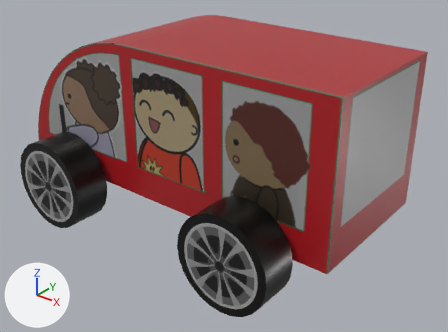
The glTF model public/html/assets/car.glb, before and after one commit.
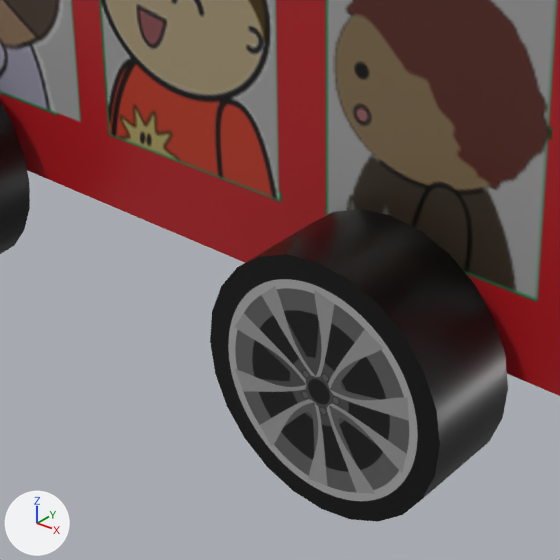
The first picture shows the older version from a 50 mm camera at (0.556, -0.697, 0.295) aimed at (0.08, -0.102, -0.074). The close-ups show both versions on the part from 21% to 70% of the width and 35% to 100% of the height of that picture; other places that the commit changed are outside them. Every picture has the same lights, and +X, +Y and +Z are marked at lower left. Where no turn or scale is listed for an object, it has been applied to the vertices.

Script lines for the objects in view, before the commit:
```python
me_mesh_0 = bpy.data.meshes.new('Mesh_0')
me_mesh_0.from_pydata(...)  # 46 vertices, 88 faces; spans x -0.3..0.2, y -0.1..0.1, z -0.2..0.0
me_mesh_0.materials.append(mat_carmat)
me_mesh_3 = bpy.data.meshes.new('Mesh_3')
me_mesh_3.from_pydata(...)  # 52 vertices, 96 faces; spans x -0.0625..0.0625, y -0.0625..0.0625, z -0.025..0.025
me_mesh_3.materials.append(mat_wheelmat)
me_mesh_4 = bpy.data.meshes.new('Mesh_4')
me_mesh_4.from_pydata(...)  # 52 vertices, 96 faces; spans x -0.0625..0.0625, y -0.0625..0.0625, z -0.025..0.025
me_mesh_4.materials.append(mat_wheelmat)
ob_car = bpy.data.objects.new('car', me_mesh_0)
ob_car.location = (0.0, 0.0, 0.0)
ob_car.rotation_euler = (1.571, 0.0, 3.142)  # degrees (90, 0, 180)
ob_wheellb = bpy.data.objects.new('wheelLB', me_mesh_3)
ob_wheellb.parent = ob_car
ob_wheellb.location = (-0.2, -0.1, -0.235)
ob_wheellb.rotation_euler = (0.0, 0.0, 2.865)  # degrees (0, 0, 164)
ob_wheellf = bpy.data.objects.new('wheelLF', me_mesh_4)
ob_wheellf.parent = ob_car
ob_wheellf.location = (0.1, -0.1, -0.235)
ob_wheellf.rotation_euler = (0.0, 0.0, 2.865)  # degrees (0, 0, 164)
```
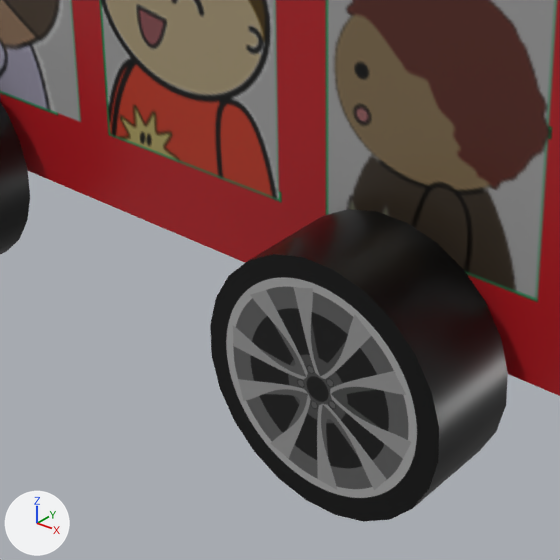
The change, as a diff of the scene's bpy script:
```diff
--- a/public/html/assets/car.glb.py
+++ b/public/html/assets/car.glb.py
@@ ob_wheellb @@
 ob_wheellb.location = (-0.2, -0.1, -0.235)
-ob_wheellb.rotation_euler = (0.0, 0.0, 2.865)  # degrees (0, 0, 164)
+ob_wheellb.rotation_euler = (0.0, 0.0, -1.709)  # degrees (0, 0, -98)
@@ ob_wheellf @@
 ob_wheellf.location = (0.1, -0.1, -0.235)
-ob_wheellf.rotation_euler = (0.0, 0.0, 2.865)  # degrees (0, 0, 164)
+ob_wheellf.rotation_euler = (0.0, 0.0, -1.709)  # degrees (0, 0, -98)
```

Boxes (x1, y1, x2, y2) around the edits, measured in the close-ups (560 x 560 px):
'wheelLB', turned
    both: (210, 209, 508, 522)
'wheelLF', turned
    before: (0, 102, 30, 254)
    after: (0, 103, 30, 254)
